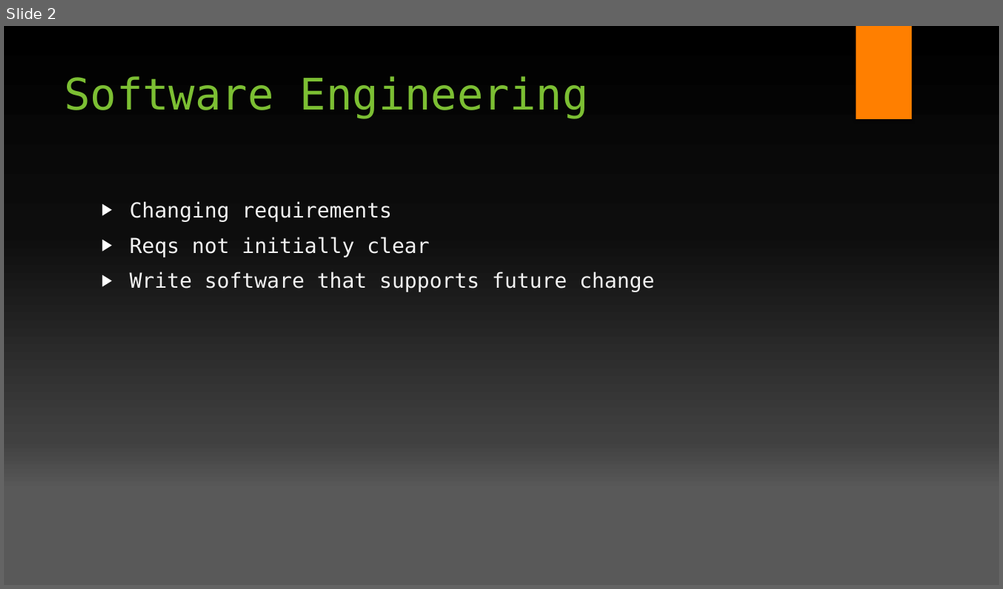
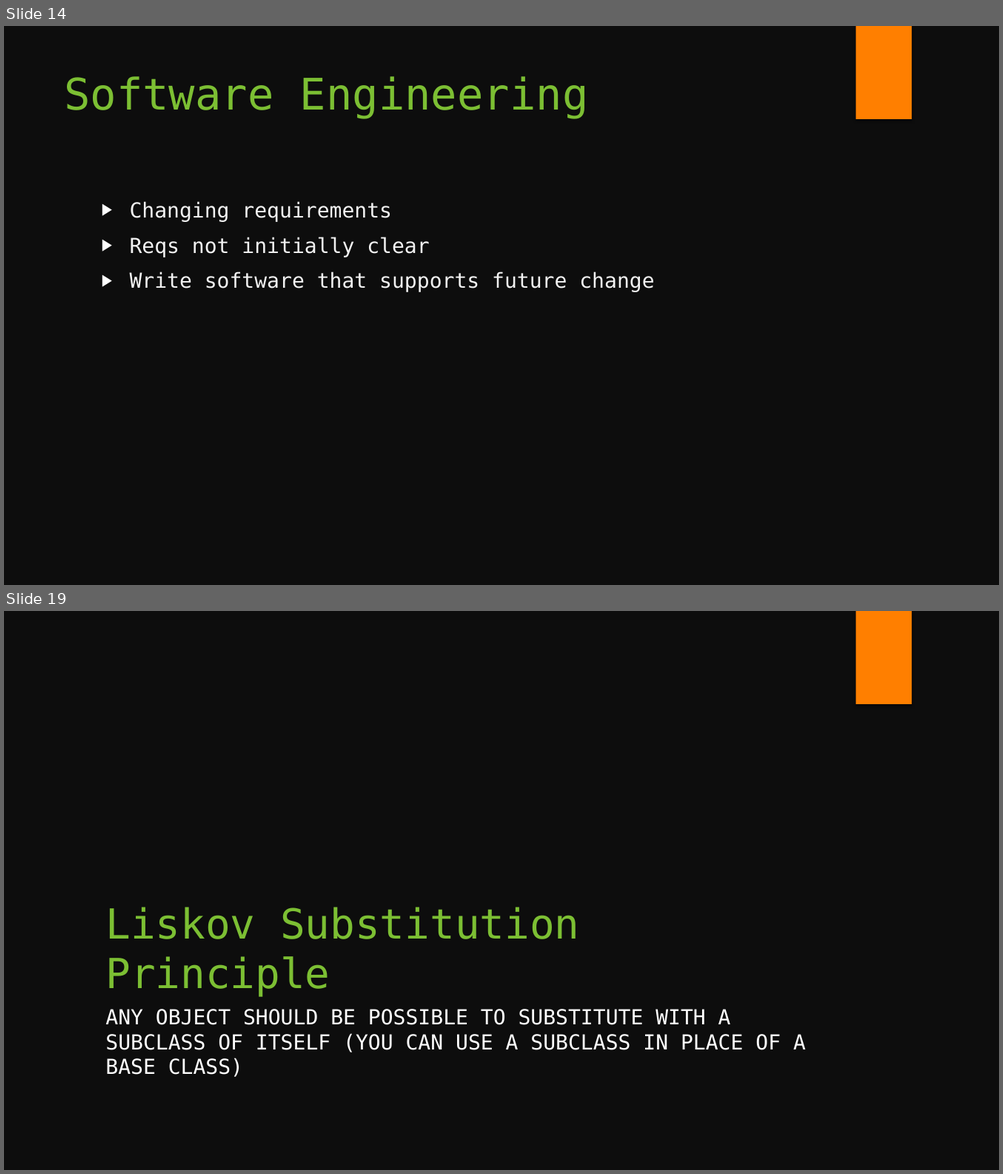
Before and after one commit to fsackur/Powershell-and-SE, a slide deck: Death by powerpoint.pptx. Shown one above the other, each under a label of ours: slide 2 before the commit, slides 14 and 19 after it; the slides between them are not shown. The pictures are 1003x589 and 1003x1174 pixels, drawn with LibreOffice and Linux fonts; fonts in the diff are those of the drawing; background and template pictures are left out. Boxes give left, top, right and bottom in pixels: in the first picture for what was removed or moved away, otherwise in the second. Text is boxed around its words. In the diff, an @@ line names an element or a change of style, - is before the commit and + after.

```diff
--- a/Death by powerpoint.pptx
+++ b/Death by powerpoint.pptx
@@ slide 19 added at [4,611,999,1170], background #0D0D0D; not listed: 1 template element that a slide beside it also shows @@
@@ title added at [105,907,579,997], 40 pt, text #7CBF33 @@
+Liskov Substitution Principle
@@ text added at [105,1009,805,1077], 20 pt, text #FFFFFF @@
+ANY OBJECT SHOULD BE POSSIBLE TO SUBSTITUTE WITH A SUBCLASS OF ITSELF (YOU CAN USE A SUBCLASS IN PLACE OF A BASE CLASS)
@@ what was slide 2 is now slide 14 @@
@@ slide 14 changed as well @@
@@ background gradient #000000 to #0D0D0D to #404040 to #595959 to #0D0D0D @@
```
Also in this commit, not shown: 8 other slides changed, 14 other slides added, 3 other files.
